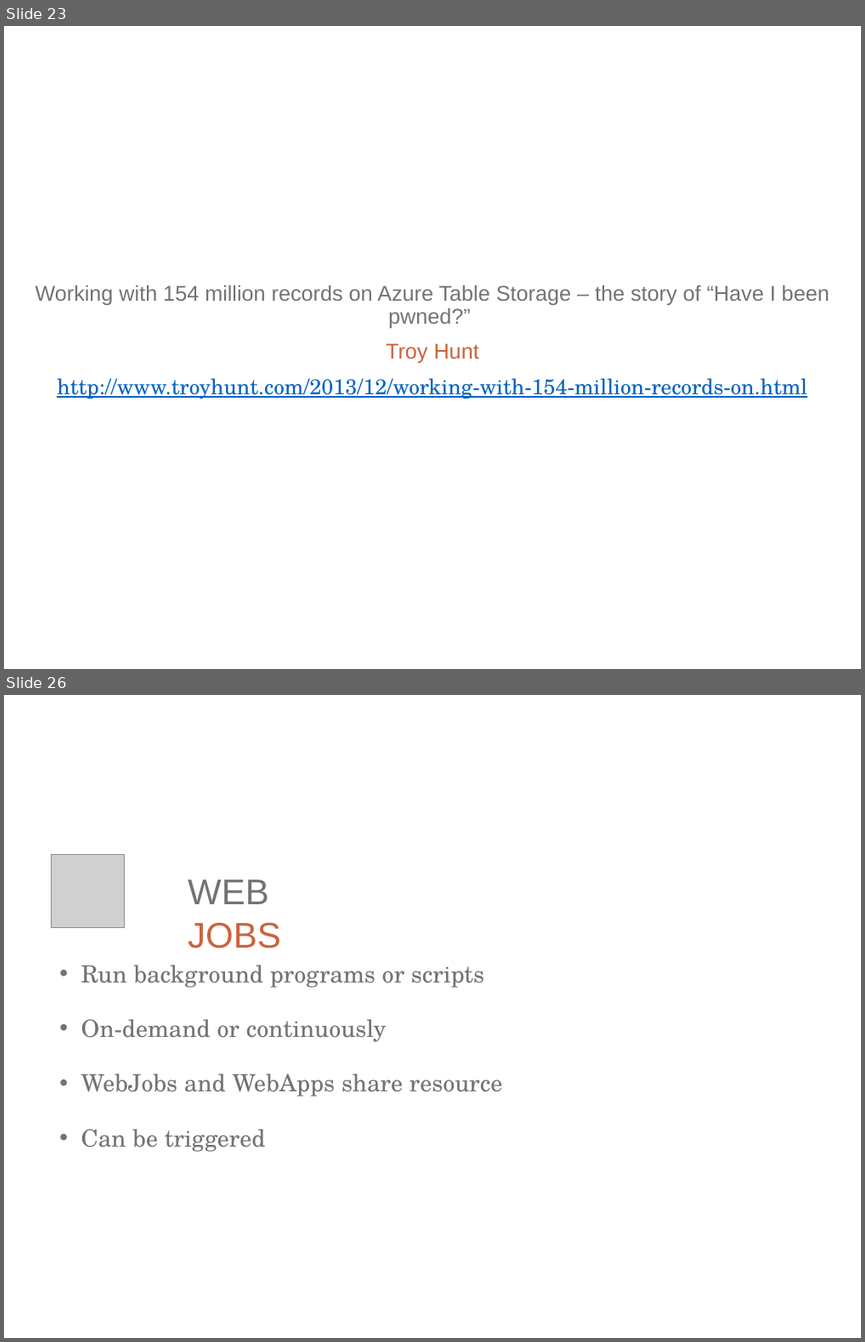
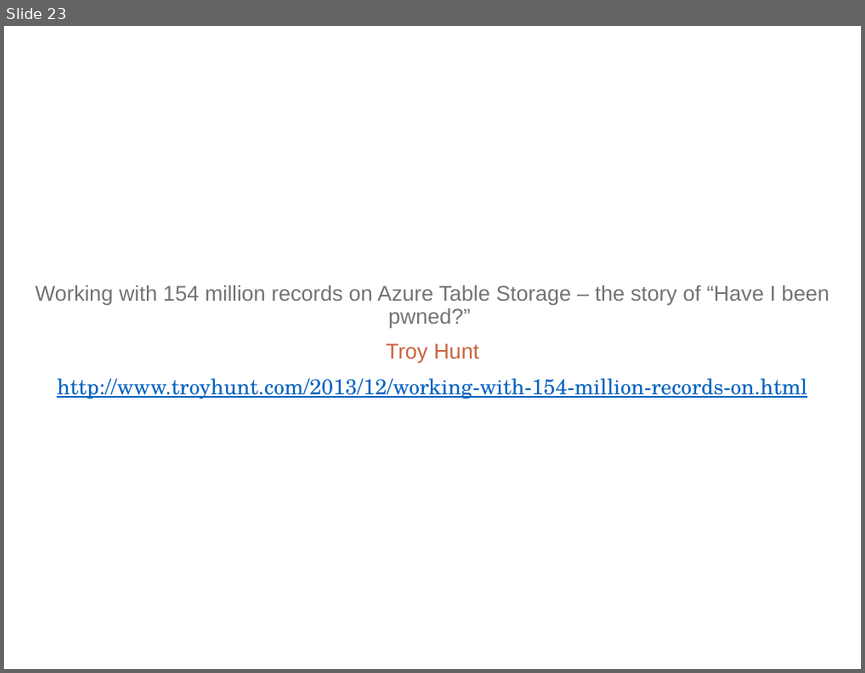
Before and after one commit to ritasker/Presentations-Archive, a slide deck: Current/Azure The Good Parts Web Apps/AzureTheGoodParts-WebApps.pptx. Shown one above the other, each under a label of ours: slides 23 and 26 before the commit, slide 23 after it; the slides between them are not shown. The pictures are 865x1342 and 865x673 pixels, drawn with LibreOffice and Linux fonts; fonts in the diff are those of the drawing; grey boxes stand for pictures; background and template pictures are left out. Boxes give left, top, right and bottom in pixels: in the first picture for what was removed or moved away, otherwise in the second. Text is boxed around its words. In the diff, an @@ line names an element or a change of style, - is before the commit and + after.

```diff
--- a/Current/Azure The Good Parts Web Apps/AzureTheGoodParts-WebApps.pptx
+++ b/Current/Azure The Good Parts Web Apps/AzureTheGoodParts-WebApps.pptx
@@ slide 26 removed at (x1=4, y1=695, x2=861, y2=1338), background picture (left out) @@
@@ picture removed at (x1=51, y1=854, x2=124, y2=927) @@
@@ text removed at (x1=188, y1=879, x2=281, y2=948) @@
-WEB JOBS
@@ text removed at (x1=81, y1=964, x2=502, y2=1151) @@
-• Run background programs or scripts
-• On-demand or continuously
-• WebJobs and WebApps share resource
-• Can be triggered
```
Also in this commit, not shown: 10 slides added, 6 other slides removed, 1 other file.
